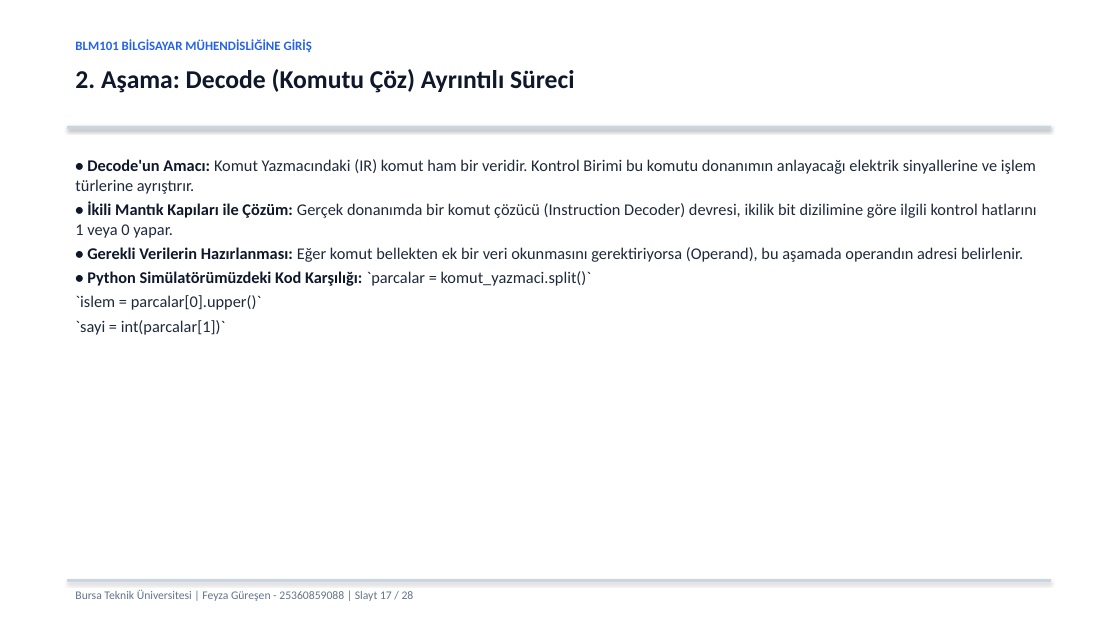
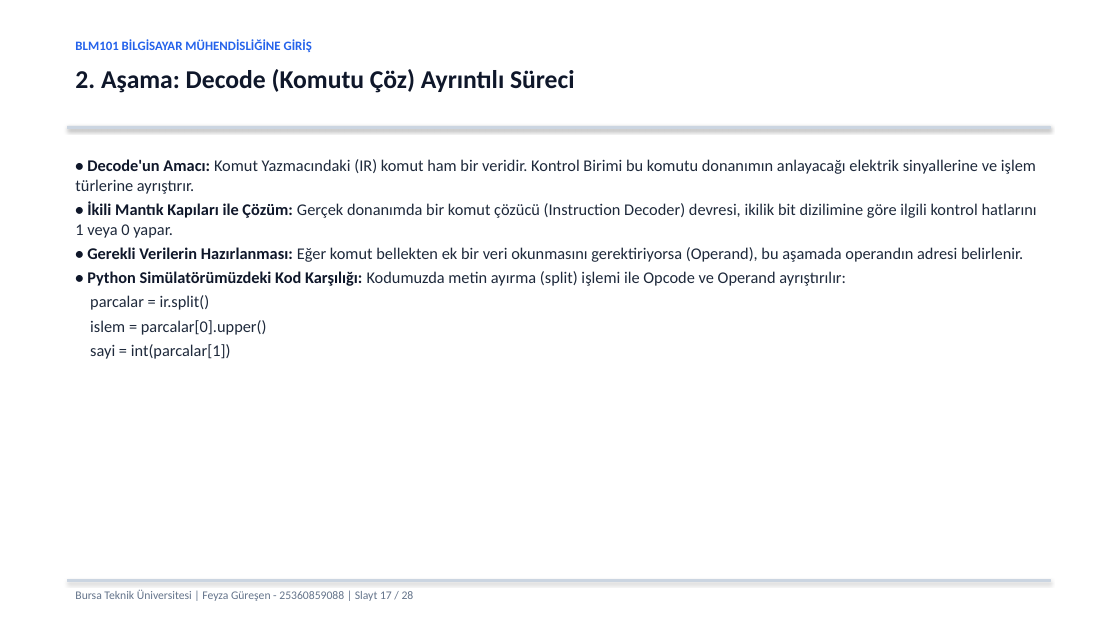
Before and after one commit to feyzaguresen/BLM101_25360859088_FeyzaGuresen, a slide deck: slide 17 of sunum.pptx. Drawn at 1120x630 pixels with LibreOffice and Linux fonts; fonts in the diff are those of the drawing. Boxes give left, top, right and bottom in pixels: in the first picture for what was removed or moved away, otherwise in the second. Text is boxed around its words. In the diff, an @@ line names an element or a change of style, - is before the commit and + after.

```diff
--- a/sunum.pptx
+++ b/sunum.pptx
@@ text at (x1=87, y1=271, x2=846, y2=359): text changed @@
-• Python Simülatörümüzdeki Kod Karşılığı: `parcalar = komut_yazmaci.split()`
-`islem = parcalar[0].upper()`
-`sayi = int(parcalar[1])`
+• Python Simülatörümüzdeki Kod Karşılığı: Kodumuzda metin ayırma (split) işlemi ile Opcode ve Operand ayrıştırılır:
+parcalar = ir.split()
+islem = parcalar[0].upper()
+sayi = int(parcalar[1])
```
Also in this commit, not shown: 12 other slides changed, 3 other files.
